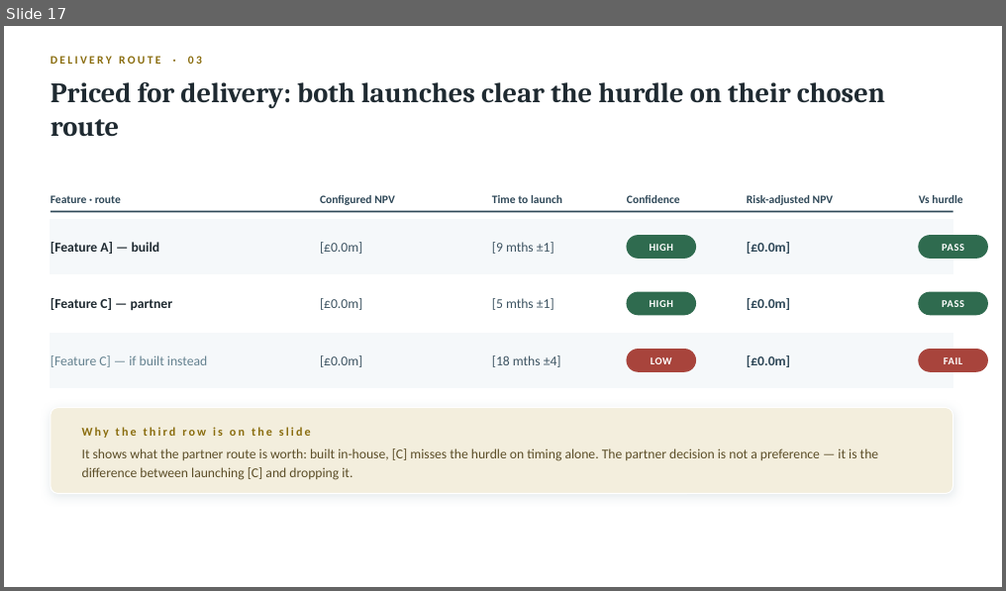
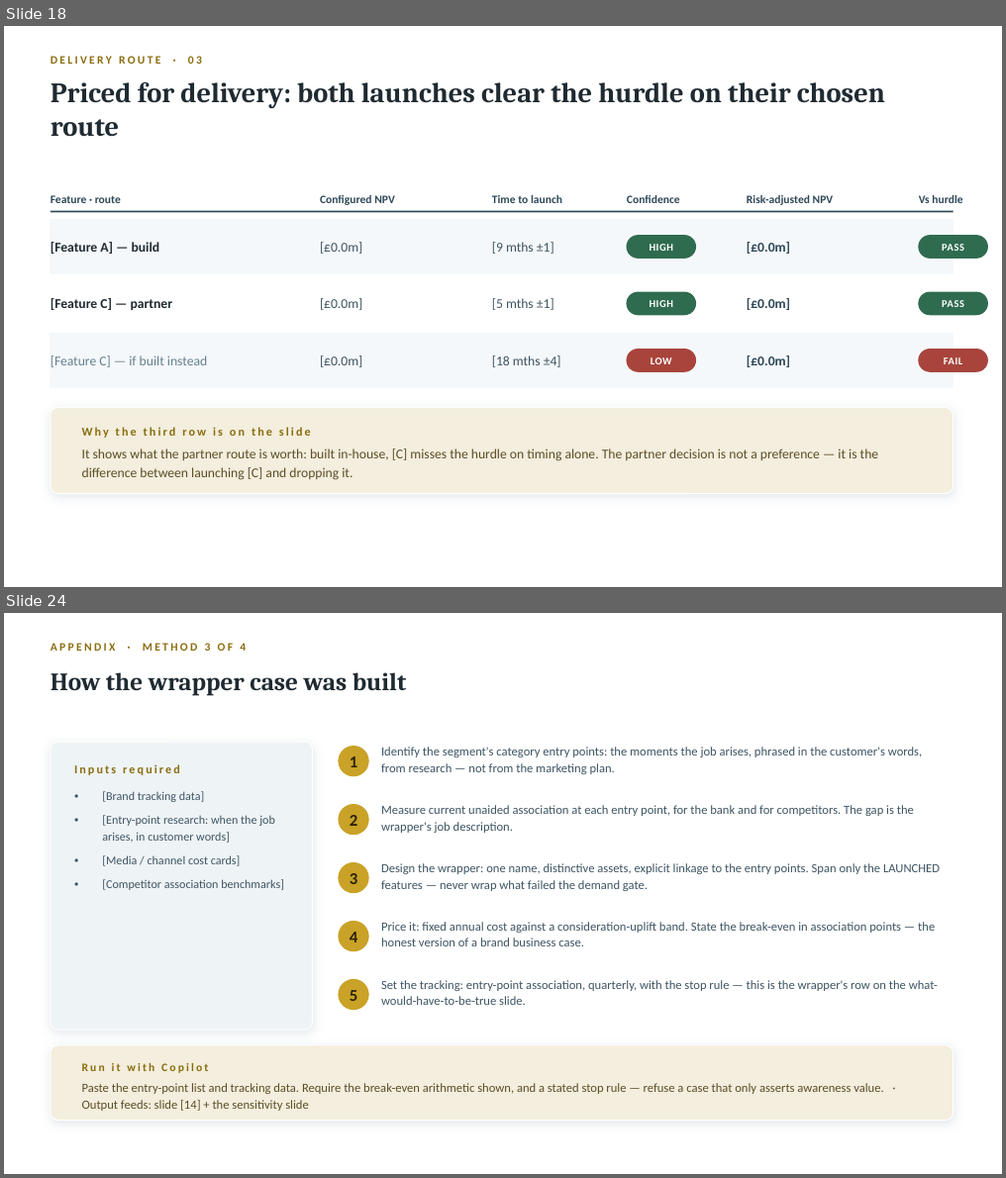
Before and after one commit to tmth-studio/methods, a slide deck: proposition-launch-deck/segment-proposition-template.pptx. Shown one above the other, each under a label of ours: slide 17 before the commit, slides 18 and 24 after it; the slides between them are not shown. The pictures are 1006x591 and 1006x1178 pixels, drawn with LibreOffice and Linux fonts; fonts in the diff are those of the drawing. Boxes give left, top, right and bottom in pixels: in the first picture for what was removed or moved away, otherwise in the second. Text is boxed around its words. In the diff, an @@ line names an element or a change of style, - is before the commit and + after.

Commit message:
Segment variant: marketing wrapper + method appendix (25 slides)
- Wrapper slide in section 02: proposition-level configuration layer.
  Mental availability at category entry points; fixed cost amortised
  across features (reach test, not the incentive dead-weight test);
  the multiplier rule (cannot rescue demand-gate failures)
- Sensitivity slide gains the wrapper row (4 rows, compressed geometry)
- Appendix: contents + 4 method pages (OCV per the OCV standard,
  lever sizing with the two-part test, wrapper case, route pricing) -
  each with inputs, 5 steps, and a run-it-with-Copilot bar
- QA: new/changed pages visually verified

```diff
--- a/proposition-launch-deck/segment-proposition-template.pptx
+++ b/proposition-launch-deck/segment-proposition-template.pptx
@@ slide 24 added at [4,613,1002,1174], background #FFFFFF @@
@@ text added at [51,643,246,651], 11 pt, text #8A6D0F, bold @@
+APPENDIX · METHOD 3 OF 4
@@ text added at [51,672,406,696], 24 pt, text #1F2A31, bold @@
+How the wrapper case was built
@@ rounded rectangle added at [51,742,313,1030], fill #EEF3F6, outline #FFFFFF 1 pt @@
@@ ellipse added at [339,747,368,776], fill #C9A227, outline #C9A227 1 pt @@
@@ text added at [350,757,357,767], 16 pt, text #2B2308, bold @@
+1
@@ text added at [381,747,922,774], 12 pt, text #3F5563 @@
+Identify the segment's category entry points: the moments the job arises, phrased in the customer's words, from research — not from the marketing plan.
@@ text added at [74,764,180,775], 11.5 pt, text #8A6D0F, bold @@
+Inputs required
@@ text added at [102,791,284,890], 11.5 pt, text #3F5563 @@
+• [Brand tracking data]
+• [Entry-point research: when the job arises, in customer words]
+• [Media / channel cost cards]
+• [Competitor association benchmarks]
@@ ellipse added at [339,805,368,835], fill #C9A227, outline #C9A227 1 pt @@
@@ text added at [350,815,357,826], 16 pt, text #2B2308, bold @@
+2
@@ text added at [381,805,914,833], 12 pt, text #3F5563 @@
+Measure current unaided association at each entry point, for the bank and for competitors. The gap is the wrapper's job description.
@@ ellipse added at [339,863,368,893], fill #C9A227, outline #C9A227 1 pt @@
@@ text added at [350,873,357,884], 16 pt, text #2B2308, bold @@
+3
@@ text added at [381,863,940,891], 12 pt, text #3F5563 @@
+Design the wrapper: one name, distinctive assets, explicit linkage to the entry points. Span only the LAUNCHED features — never wrap what failed the demand gate.
@@ ellipse added at [339,922,368,952], fill #C9A227, outline #C9A227 1 pt @@
@@ text added at [350,932,357,943], 16 pt, text #2B2308, bold @@
+4
@@ text added at [381,922,935,947], 12 pt, text #3F5563 @@
+Price it: fixed annual cost against a consideration-uplift band. State the break-even in association points — the honest version of a brand business case.
@@ ellipse added at [339,980,368,1010], fill #C9A227, outline #C9A227 1 pt @@
@@ text added at [350,990,357,1001], 16 pt, text #2B2308, bold @@
+5
@@ text added at [381,980,938,1005], 12 pt, text #3F5563 @@
+Set the tracking: entry-point association, quarterly, with the stop rule — this is the wrapper's row on the what-would-have-to-be-true slide.
@@ rounded rectangle added at [51,1046,953,1121], fill #F3EEDD, outline #FFFFFF 1 pt @@
@@ text added at [82,1063,208,1073], 11 pt, text #8A6D0F, bold @@
+Run it with Copilot
@@ text added at [82,1083,883,1111], 12 pt, text #5C4E28 @@
+Paste the entry-point list and tracking data. Require the break-even arithmetic shown, and a stated stop rule — refuse a case that only asserts awareness value. · Output feeds: slide [14] + the sensitivity slide
@@ what was slide 17 is now slide 18 @@
```
Also in this commit, not shown: 3 slides changed, 4 other slides added, 1 other file.
